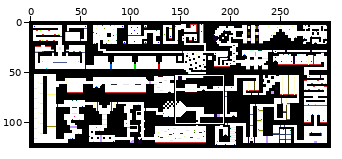
Sprite sheet -- res/world/world.png. Above, an overview of the earlier version with the close-up marked.
Close-up. Before the commit:
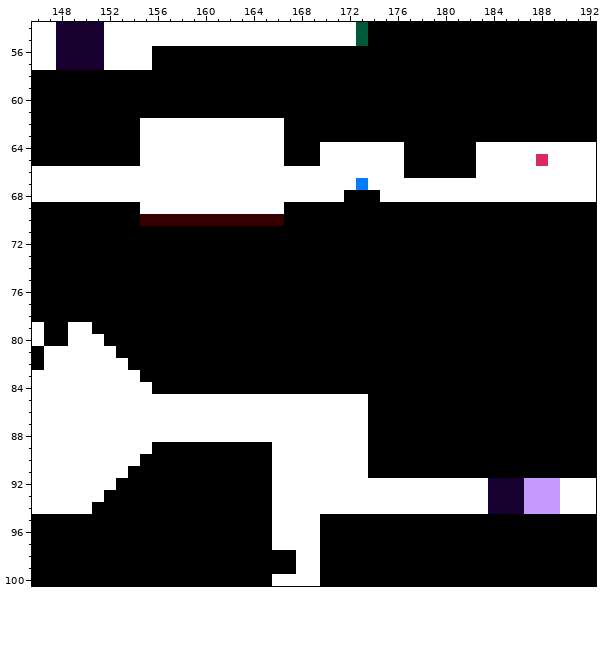
The file is 300x125 pixels. Colours within 5 levels of each other are drawn and written as one. Shown: x 146..192, y 54..100. The commit also changed other parts of the picture, which this record leaves out.
New version:
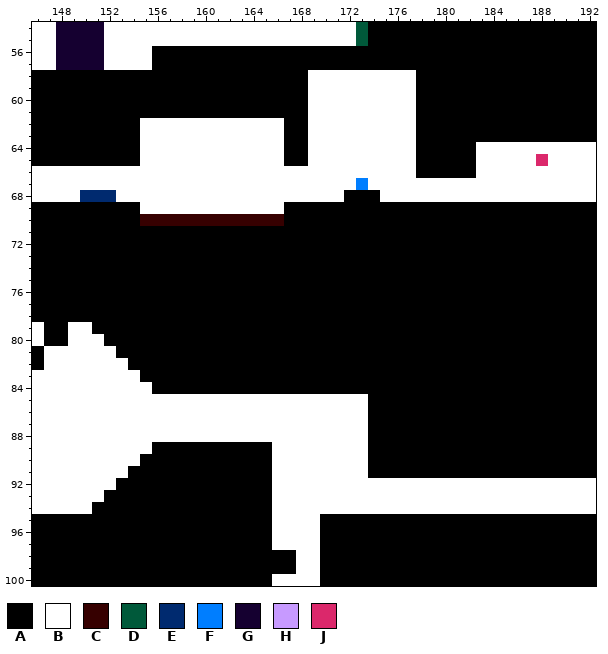
Palette (. is transparent): A #000000  B #ffffff  C #360000  D #00593a  E #002a6f  F #007eff  G #150030  H #c79aff  J #db286b
Difference:
The edit turns colour A into colour B in rows 58 to 63 at x 169 to 177; in rows 64 to 65 at x 169 and 177; in row 66 at x 177.
The edit turns colour G into colour B in rows 92 to 94 at x 184 to 186.
The edit turns colour H into colour B in rows 92 to 94 at x 187 to 189.
The edit turns colour B into colour E in row 68 at x 150 to 152.
Changed places in both close-ups, as pixel boxes (x1, y1, x2, y2):
changed: (308, 70, 416, 178)
changed: (80, 190, 116, 202)
changed: (488, 478, 560, 514)
